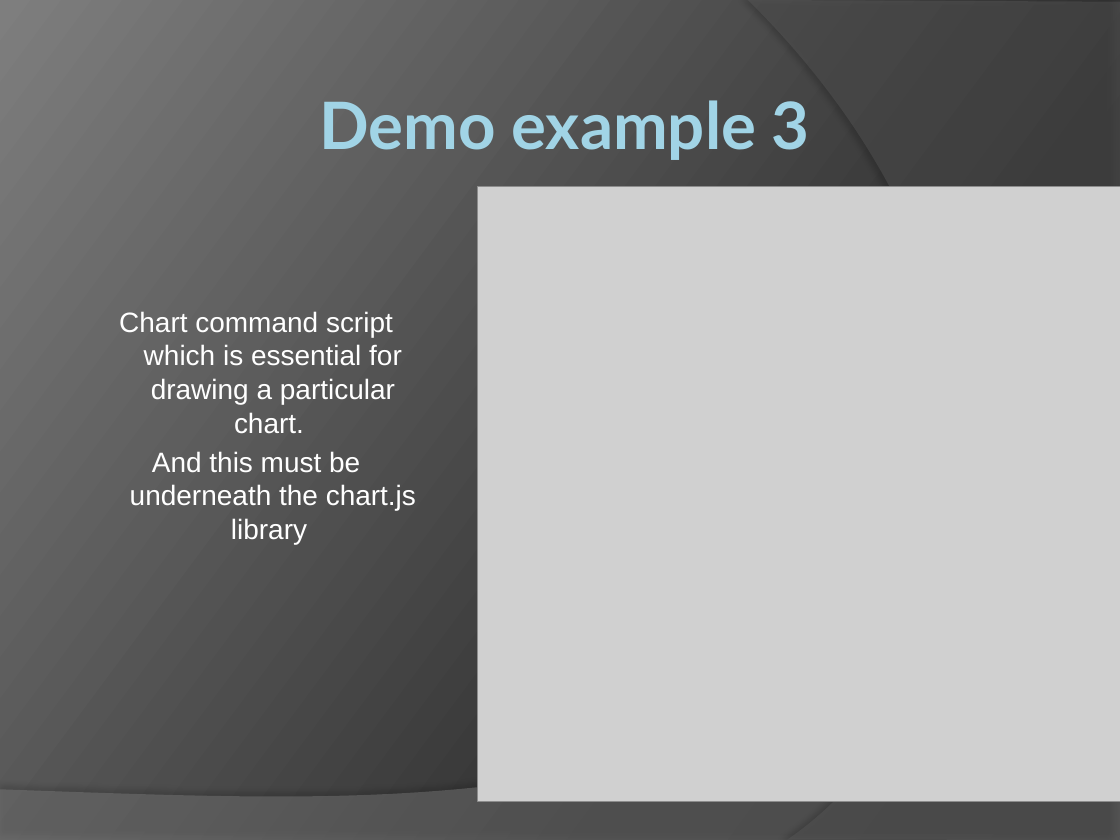
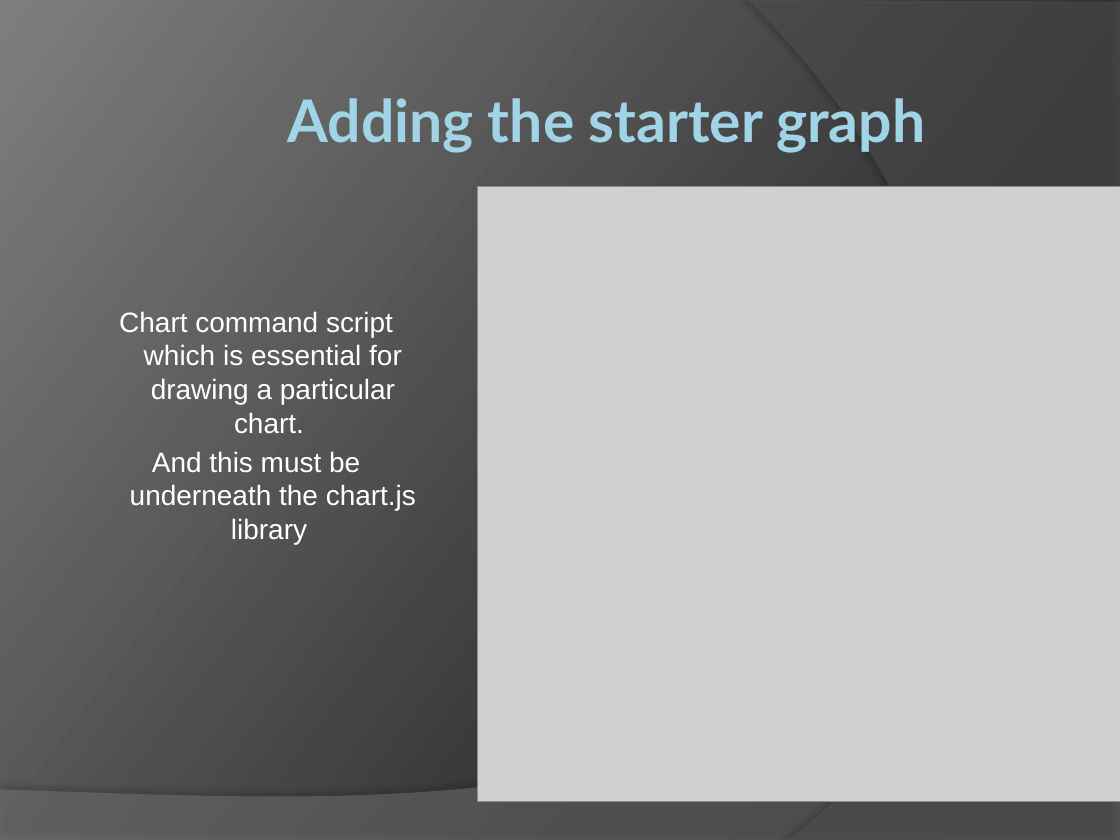
Before and after one commit to pipboy2/Bootstrap-Chart.JS-Training-Module, a slide deck: slide 10 of Training_Module.pptx (slide 9 before the commit). Drawn at 1120x840 pixels with LibreOffice and Linux fonts; fonts in the diff are those of the drawing; grey boxes stand for pictures. Boxes give left, top, right and bottom in pixels: in the first picture for what was removed or moved away, otherwise in the second. Text is boxed around its words. In the diff, an @@ line names an element or a change of style, - is before the commit and + after.

```diff
--- a/Training_Module.pptx
+++ b/Training_Module.pptx
@@ title at (288, 98, 925, 153): text changed; size 42 to 37.8 pt @@
-Demo example 3
+Adding the starter graph
```
Also in this commit, not shown: 8 other slides changed, 1 slide added.
